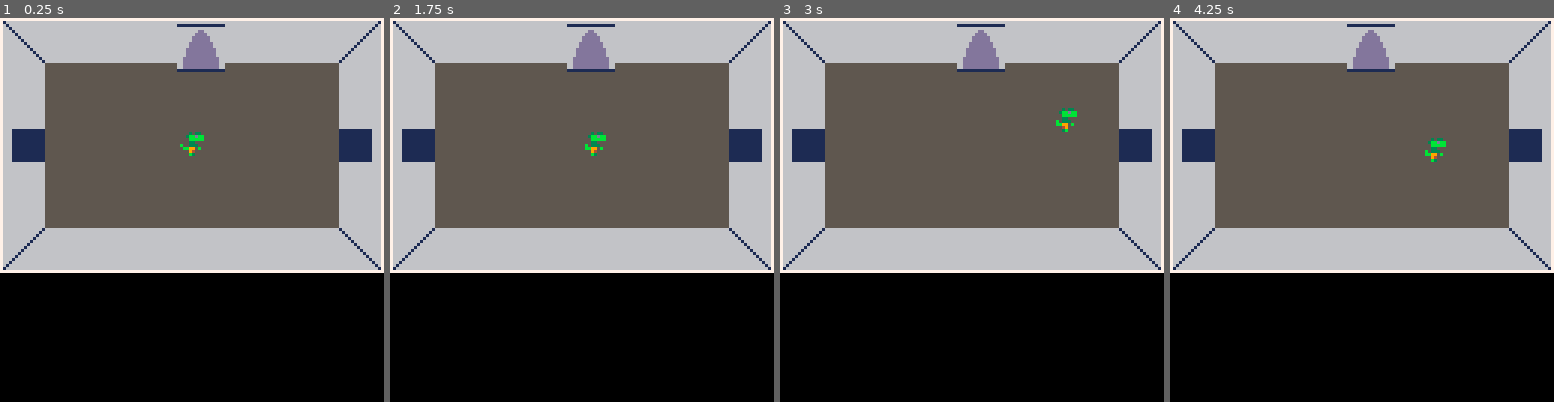
Above: before the commit, frames 1-4 (left to right).
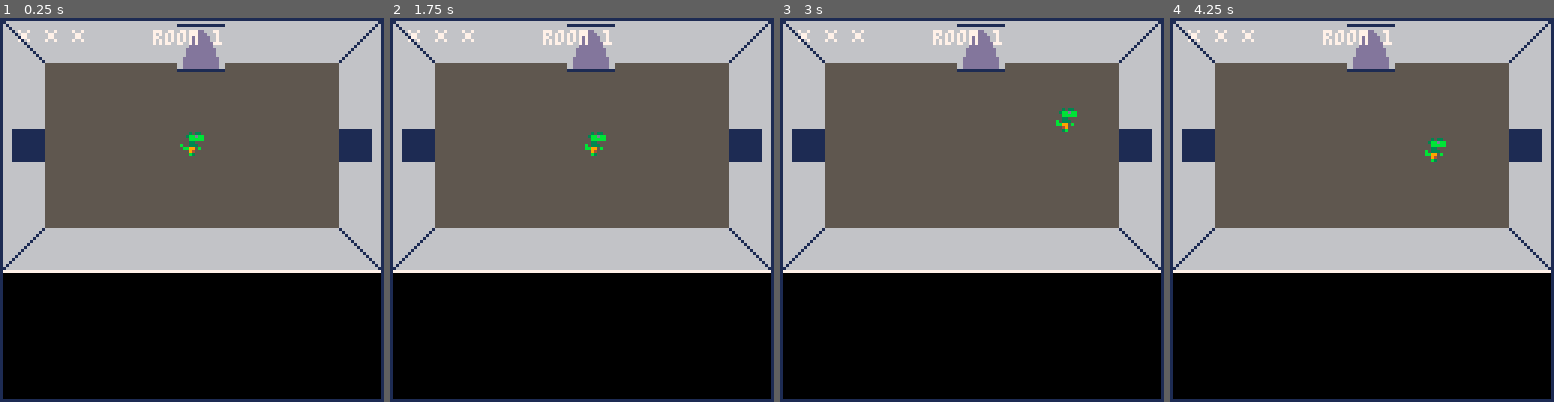
Above: after the commit, the same moments.

Repository: robotspacefish/dungeon_dino
Game: PICO-8 cartridge dungeon_dino.p8
Same seed, same stepped clock (60 frames per second), same inputs: the game is played once before the commit and once after it.
Inputs:
- Up to frame 1 (0.25 s): no input
- Up to frame 2 (1.75 s): hold Right from 1.6 s (still down)
- Up to frame 3 (3 s): release Right at 2.1 s; hold Up 2.15-2.42 s; hold Right from 2.47 s (still down)
- Up to frame 4 (4.25 s): release Right at 3.03 s; hold Left 3.08-3.58 s; hold Down 3.63-3.97 s; hold Right from 4.02 s (still down)

The runs differ from the first frame. In frame 1, 3.6% of the frame differs, in the area x 0-100%, y 0-100%; in frame 2, 3.6%; in frame 3, 3.6%; in frame 4, 3.6%.

Commit message:
ui function

Diff:
--- a/dungeon_dino.p8
+++ b/dungeon_dino.p8
@@ -19,9 +19,26 @@
 function _draw()
 	cls()
 	dungeons.draw()
+	ui()
 	player.draw()
 end--_draw()
 
+function ui()
+	x=4
+	--example health
+	spr(full,x,2)
+	spr(half,x+9,2)
+	spr(empty,x+18,2)
+
+	--example location
+	local location="room 1"
+	print(location, (128/2)-(#location)-7,4,7)
+
+	-- draw a border around the whole screen
+	rect(0, 0, 127, 127, 1)
+	-- draw a border inset by 16 pixels
+	-- rect(8, 12, 119, 128/1.5, 7)
+end
 
 function print_debug()
 	print("sprite:"..player.sprite,2,2,8)
